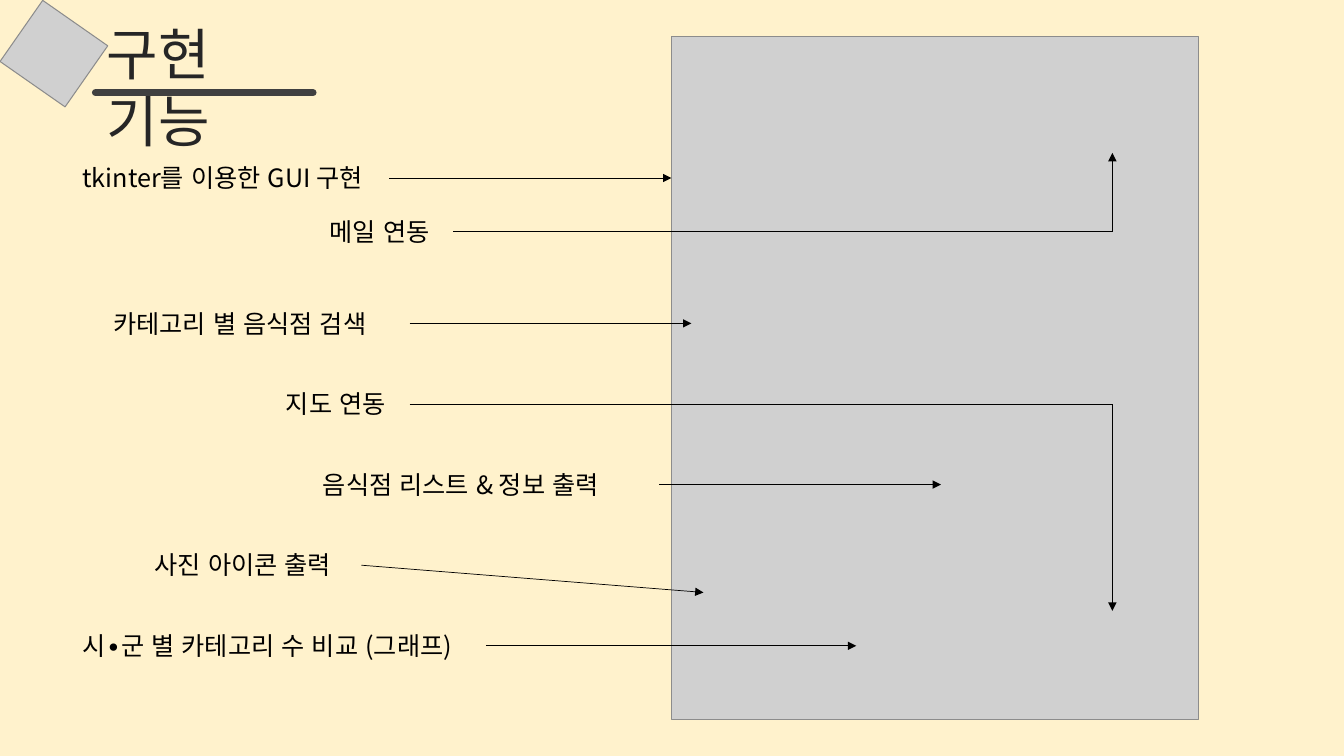
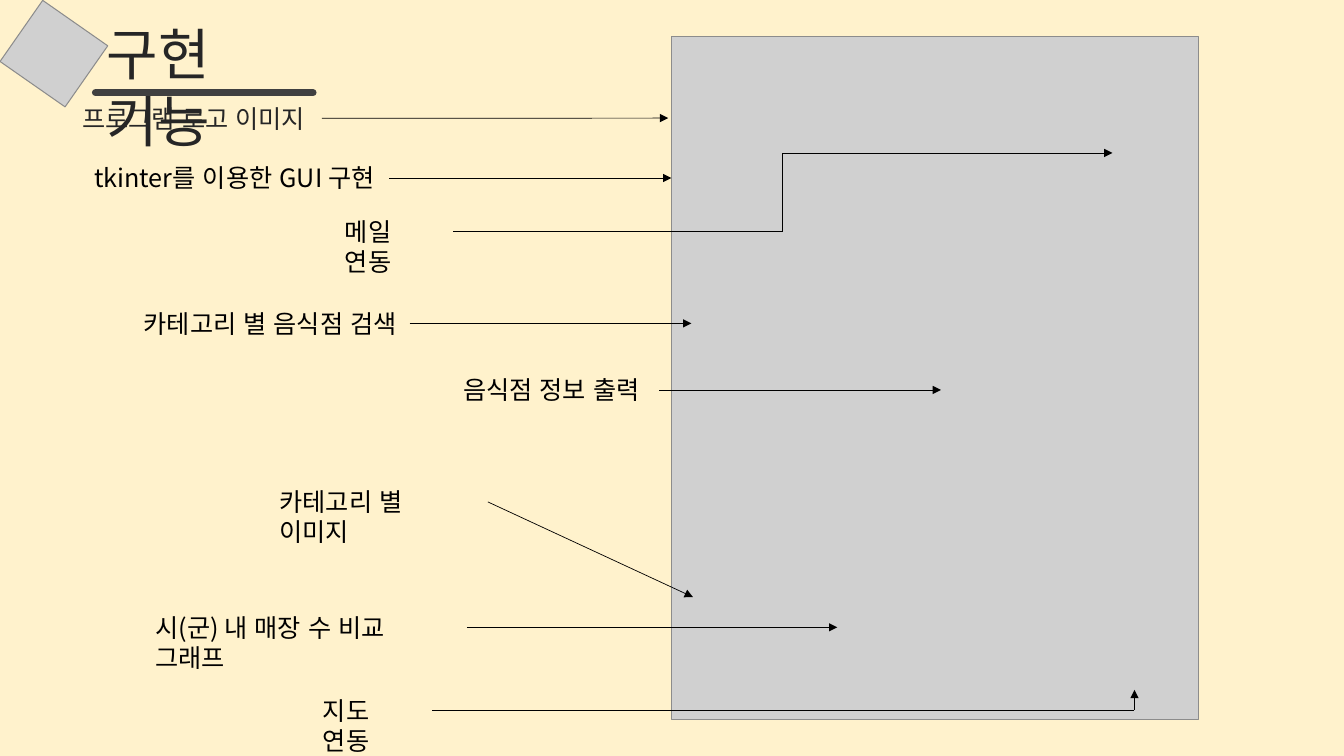
Before and after one commit to sun-yoon-e/Eat_Today, a slide deck: slide 4 of 발표 자료/스크립트언어 중간발표.pptx. Drawn at 1344x756 pixels with LibreOffice and Linux fonts; fonts in the diff are those of the drawing; grey boxes stand for pictures. Boxes give left, top, right and bottom in pixels: in the first picture for what was removed or moved away, otherwise in the second. Text is boxed around its words. In the diff, an @@ line names an element or a change of style, - is before the commit and + after.

```diff
--- a/발표 자료/스크립트언어 중간발표.pptx
+++ b/발표 자료/스크립트언어 중간발표.pptx
@@ text added at [82, 102, 306, 134], 18 pt, text #262626 @@
+프로그램 로고 이미지
@@ arrow added from (322, 118) to (668, 118), #000000 0.5 pt @@
@@ text "tkinter를 이용한 GUI 구현": place and size @@
-text "tkinter를 이용한 GUI 구현" at [82, 166, 362, 189]
+text "tkinter를 이용한 GUI 구현" at [94, 166, 374, 189]
@@ elbow arrow (454, 232) - (1113, 153): route changed @@
@@ text "메일 연동" rewrapped from [330, 220, 429, 243] to [345, 220, 391, 273] @@
@@ text "카테고리 별 음식점 검색": place and size @@
-text "카테고리 별 음식점 검색" at [113, 312, 366, 335]
+text "카테고리 별 음식점 검색" at [144, 312, 396, 335]
@@ text at [463, 378, 639, 401]: text changed @@
-음식점 리스트 & 정보 출력
+음식점 정보 출력
@@ elbow arrow removed from (409, 404) to (1113, 611) @@
@@ arrow moved from (659, 485) - (942, 485) to (659, 390) - (942, 390) @@
@@ text at [279, 490, 402, 543]: text changed @@
-사진 아이콘 출력
+카테고리 별 이미지
@@ arrow moved from (361, 566) - (704, 593) to (488, 502) - (693, 597) @@
@@ text at [155, 616, 384, 669]: text changed @@
-시∙군 별 카테고리 수 비교 (그래프)
+시(군) 내 매장 수 비교 그래프
@@ arrow moved from (486, 646) - (857, 646) to (467, 627) - (838, 627) @@
@@ text "지도 연동" rewrapped from [286, 392, 385, 415] to [323, 699, 369, 752] @@
@@ line added from (433, 711) to (1134, 711), #000000 0.5 pt @@
@@ arrow added from (1134, 711) to (1134, 690), #000000 0.5 pt @@
```
Also in this commit, not shown: 2 other slides changed, 1 other file.
